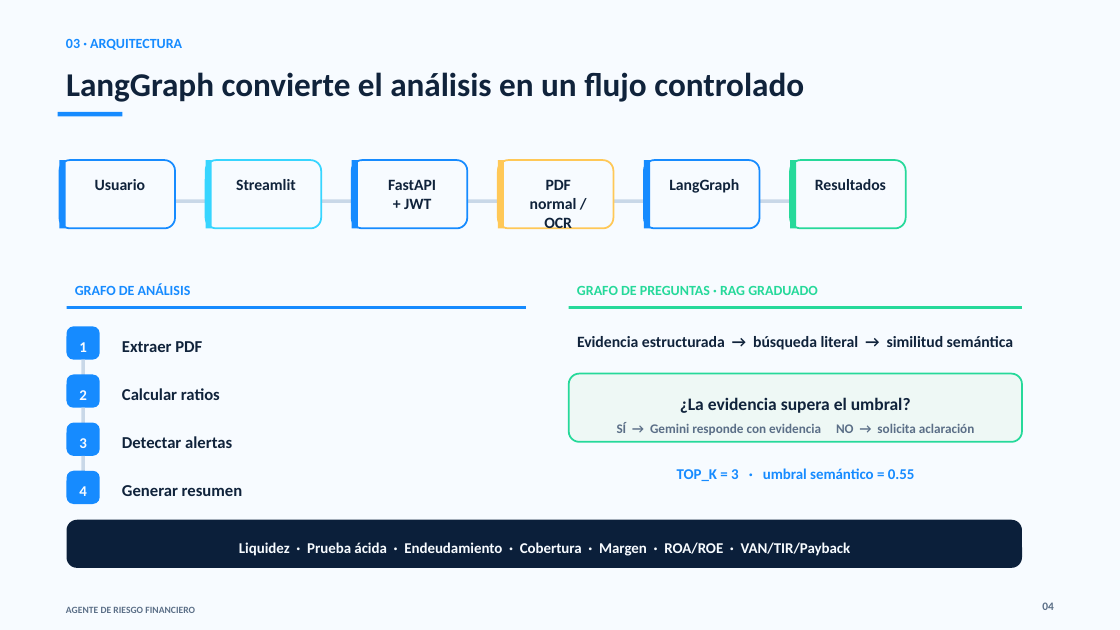
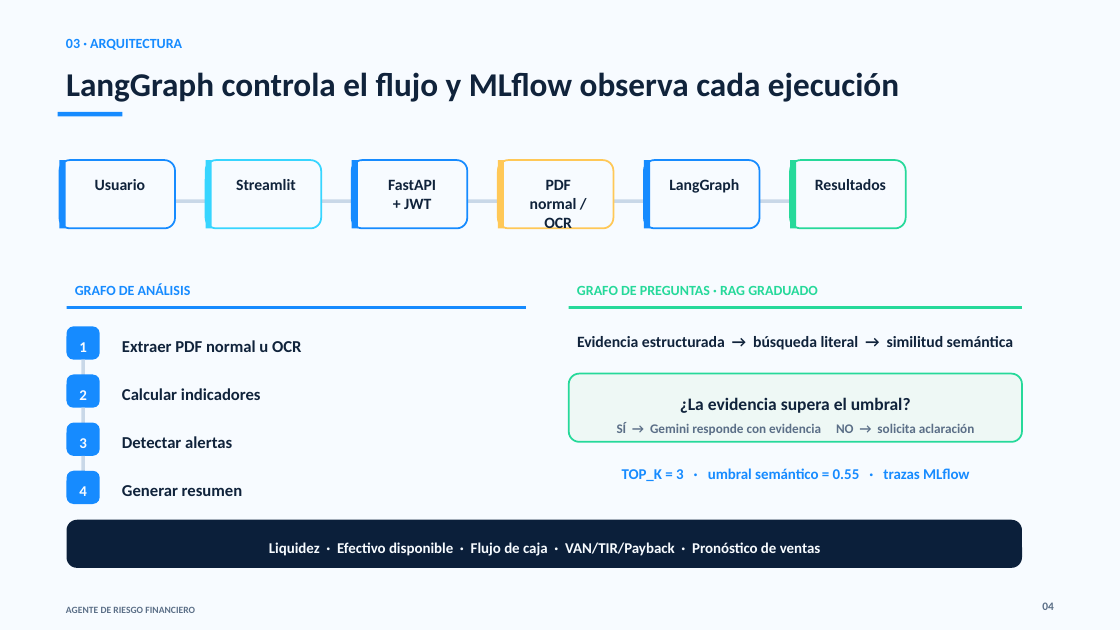
Before and after one commit to rodrigoasd123/agente-riesgo-financiero, a slide deck: slide 4 of entregables/presentacion/agente-riesgo-financiero.pptx. Drawn at 1120x630 pixels with LibreOffice and Linux fonts; fonts in the diff are those of the drawing. Boxes give left, top, right and bottom in pixels: in the first picture for what was removed or moved away, otherwise in the second. Text is boxed around its words. In the diff, an @@ line names an element or a change of style, - is before the commit and + after.

```diff
--- a/entregables/presentacion/agente-riesgo-financiero.pptx
+++ b/entregables/presentacion/agente-riesgo-financiero.pptx
@@ text at (66, 72, 899, 102): text changed @@
-LangGraph convierte el análisis en un flujo controlado
+LangGraph controla el flujo y MLflow observa cada ejecución
@@ text at (122, 340, 301, 352): text changed @@
-Extraer PDF
+Extraer PDF normal u OCR
@@ text at (122, 388, 261, 400): text changed @@
-Calcular ratios
+Calcular indicadores
@@ text at (622, 468, 969, 481): text changed @@
-TOP_K = 3 · umbral semántico = 0.55
+TOP_K = 3 · umbral semántico = 0.55 · trazas MLflow
@@ text at (269, 542, 821, 556): text changed @@
-Liquidez · Prueba ácida · Endeudamiento · Cobertura · Margen · ROA/ROE · VAN/TIR/Payback
+Liquidez · Efectivo disponible · Flujo de caja · VAN/TIR/Payback · Pronóstico de ventas
```
Also in this commit, not shown: 4 other slides changed.
